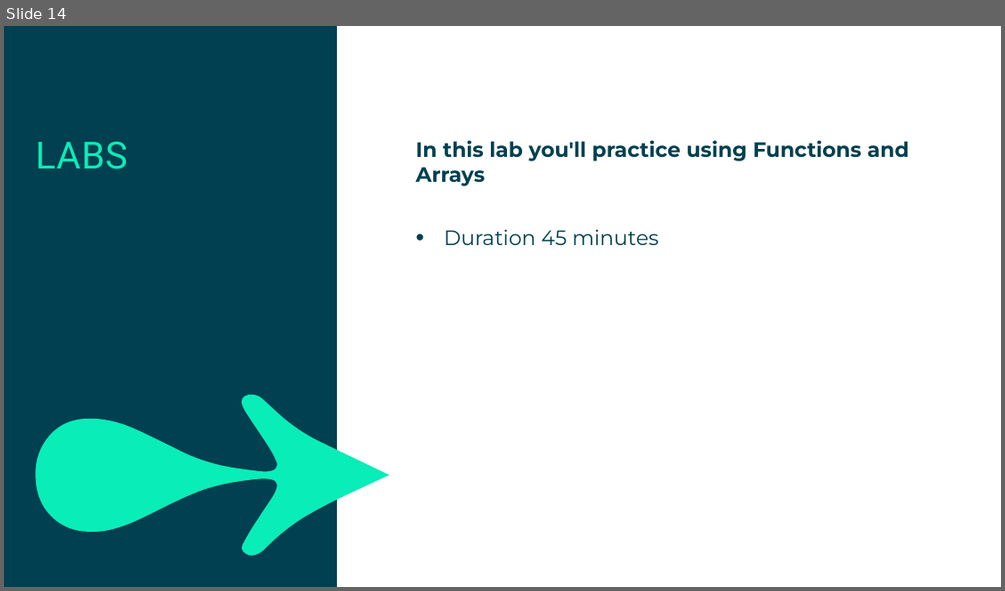
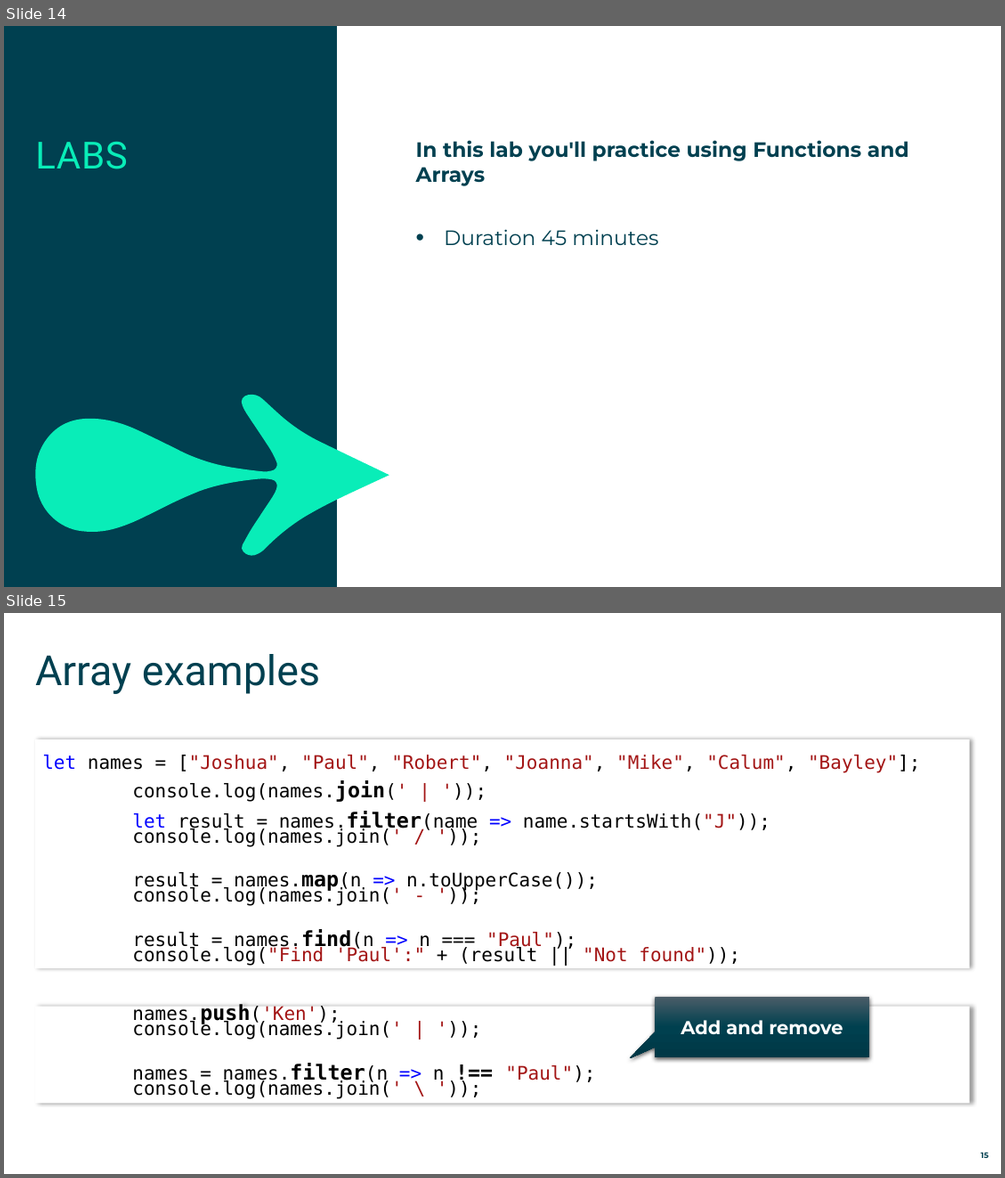
Before and after one commit to mikebaradaran/web_fundamentals, a slide deck: Slides/JavaScript/08 - Functions and Arrays.pptx. Shown one above the other, each under a label of ours: slide 14 before the commit, slides 14 and 15 after it. The pictures are 1005x591 and 1005x1178 pixels, drawn with LibreOffice and Linux fonts; fonts in the diff are those of the drawing. Boxes give left, top, right and bottom in pixels: in the first picture for what was removed or moved away, otherwise in the second. Text is boxed around its words. In the diff, an @@ line names an element or a change of style, - is before the commit and + after.

Commit message:
Array exampels added

```diff
--- a/Slides/JavaScript/08 - Functions and Arrays.pptx
+++ b/Slides/JavaScript/08 - Functions and Arrays.pptx
@@ slide 15 added at bbox=[4, 613, 1001, 1174], background #FFFFFF @@
@@ text added at bbox=[35, 654, 320, 694], 40 pt, text #004050 @@
+Array examples
@@ rectangle added at bbox=[35, 739, 971, 968], fill #FFFFFF, 18 pt, text #000000 @@
+let names = ["Joshua", "Paul", "Robert", "Joanna", "Mike", "Calum", "Bayley"];
+console.log(names.join(' | '));
+let result = names.filter(name => name.startsWith("J"));
+console.log(names.join(' / '));
+result = names.map(n => n.toUpperCase());
+console.log(names.join(' - '));
+result = names.find(n => n === "Paul");
+console.log("Find 'Paul':" + (result || "Not found"));
@@ rectangle added at bbox=[35, 1006, 971, 1103], fill #FFFFFF, 18 pt, text #000000 @@
+names.push('Ken');
+console.log(names.join(' | '));
+names = names.filter(n => n !== "Paul");
+console.log(names.join(' \ '));
@@ speech box added at bbox=[655, 997, 869, 1057], fill gradient #4B5E68 to #004050 to #003947, 18 pt, text #FFFFFF, bold @@
+Add and remove
@@ page number added at bbox=[980, 1151, 988, 1158], 7.6 pt, text #004050, bold @@
+15
```
Also in this commit, not shown: 7 other files.
